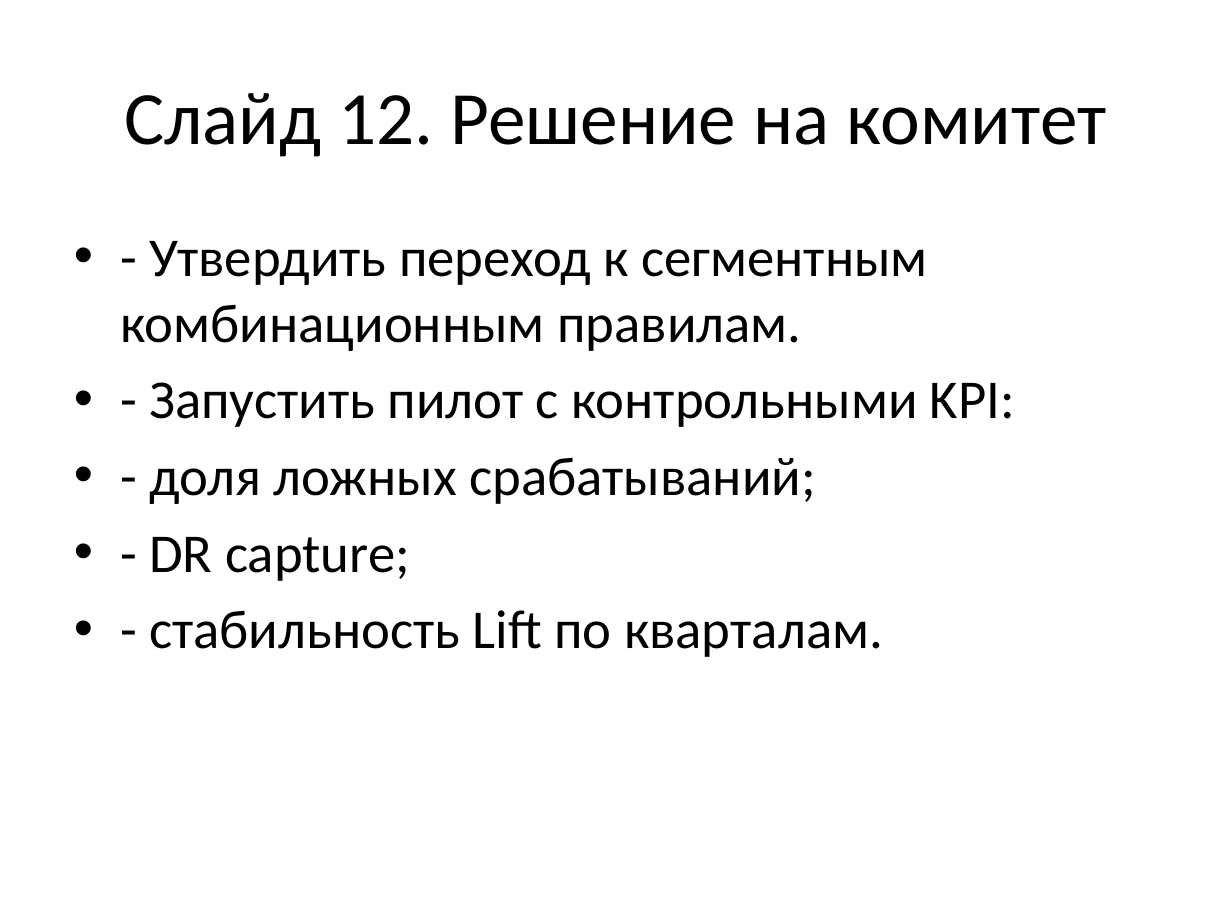
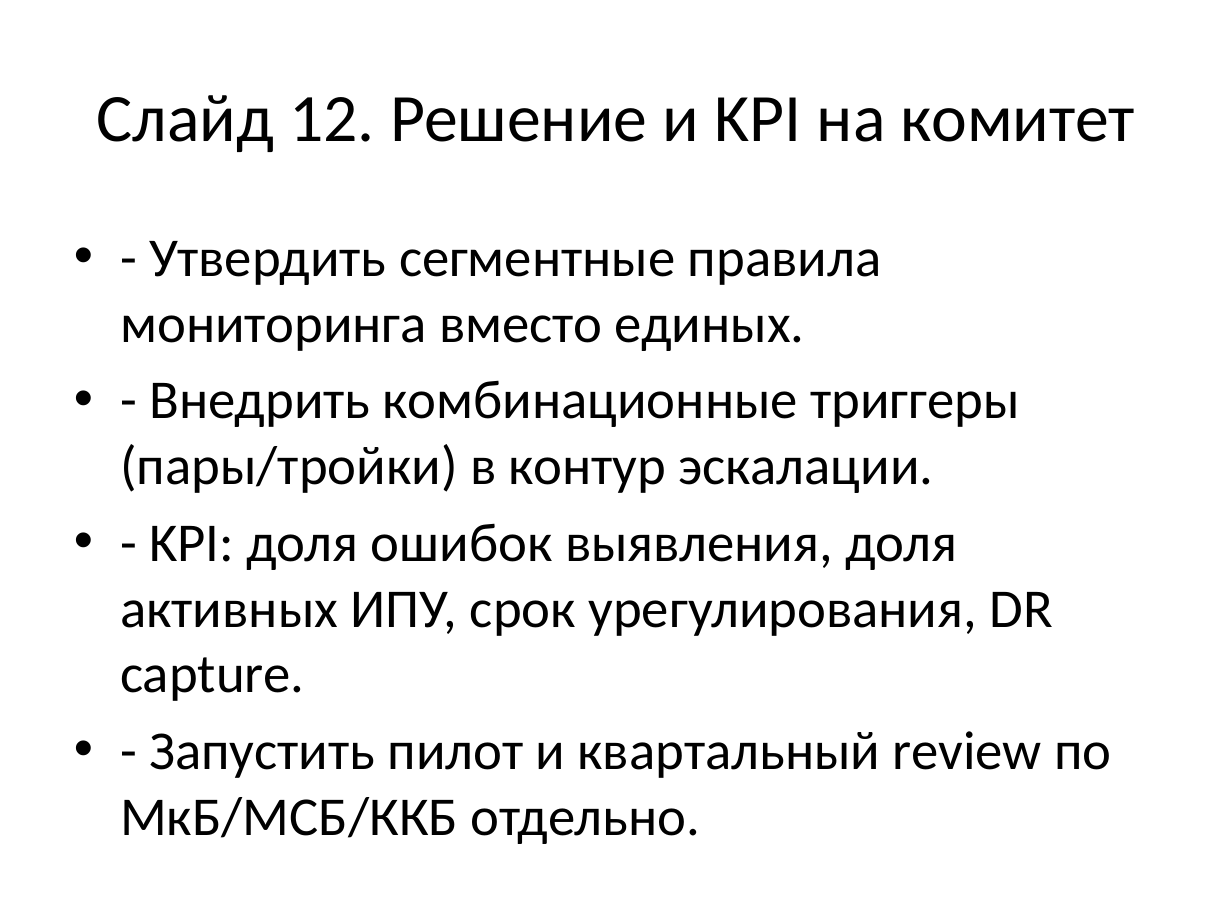
Before and after one commit to Crypt0head/sql_test, a slide deck: slide 12 of fp_sfp_presentation_short.pptx. Drawn at 1232x924 pixels with LibreOffice and Linux fonts; fonts in the diff are those of the drawing. Boxes give left, top, right and bottom in pixels: in the first picture for what was removed or moved away, otherwise in the second. Text is boxed around its words. In the diff, an @@ line names an element or a change of style, - is before the commit and + after.

```diff
--- a/fp_sfp_presentation_short.pptx
+++ b/fp_sfp_presentation_short.pptx
@@ title at [96, 95, 1135, 152]: text changed; size 44 to 39.6 pt @@
-Слайд 12. Решение на комитет
+Слайд 12. Решение и KPI на комитет
@@ text at [120, 241, 1111, 844]: text changed @@
-• - Утвердить переход к сегментным комбинационным правилам.
-• - Запустить пилот с контрольными KPI:
-• - доля ложных срабатываний;
-• - DR capture;
-• - стабильность Lift по кварталам.
+• - Утвердить сегментные правила мониторинга вместо единых.
+• - Внедрить комбинационные триггеры (пары/тройки) в контур эскалации.
+• - KPI: доля ошибок выявления, доля активных ИПУ, срок урегулирования, DR capture.
+• - Запустить пилот и квартальный review по МкБ/МСБ/ККБ отдельно.
```
Also in this commit, not shown: 4 other slides changed, 7 slides added, 7 slides removed, 1 other file.
